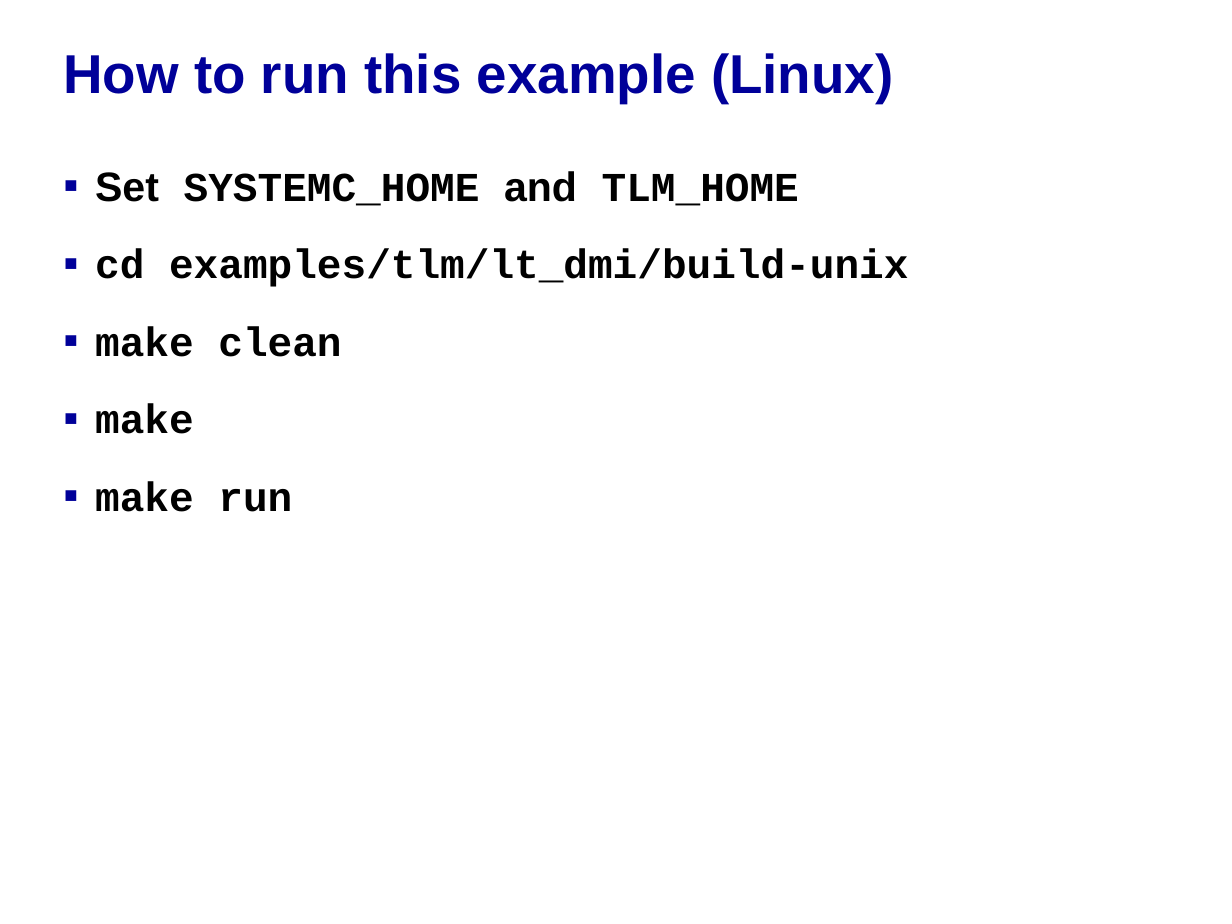
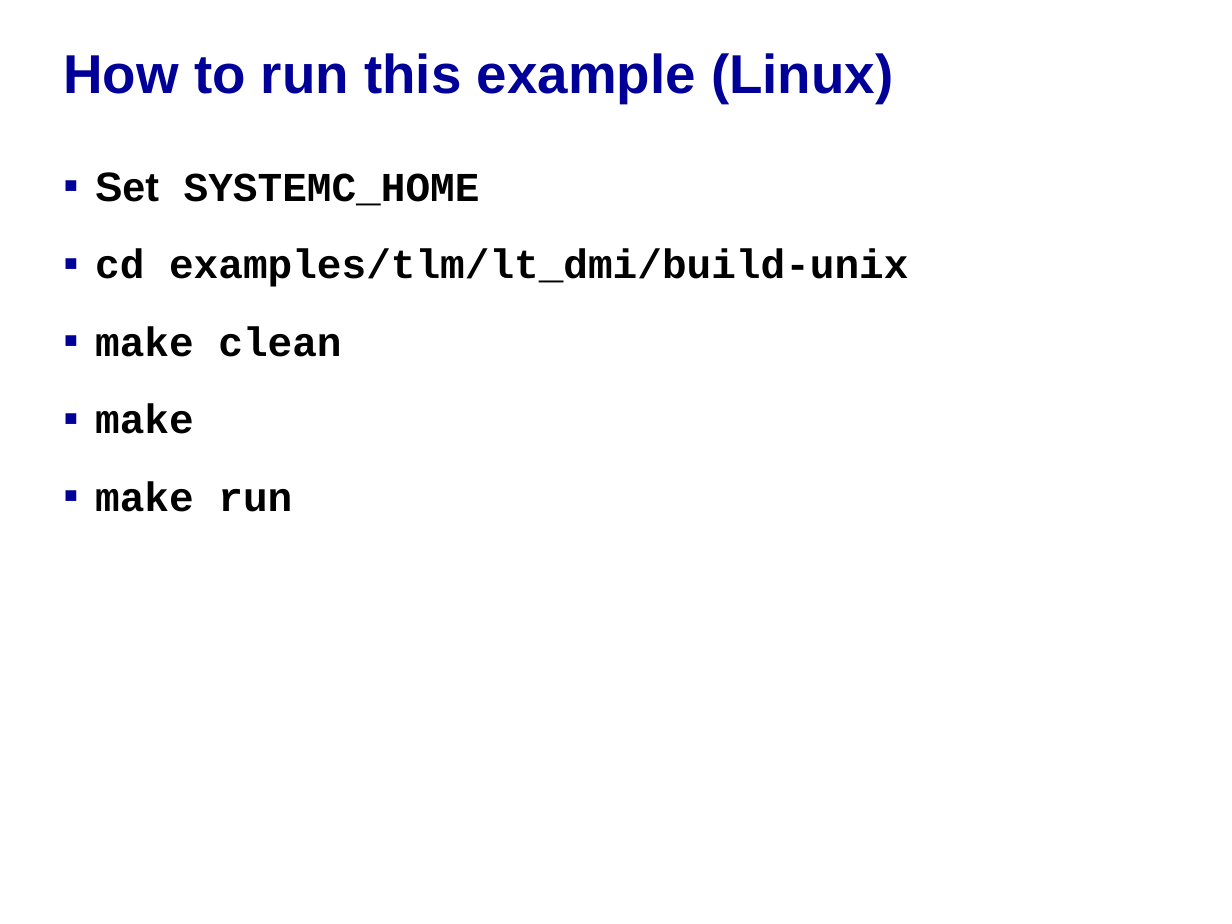
Before and after one commit to accellera-official/systemc, a slide deck: slide 4 of examples/tlm/lt_dmi/docs/lt_dmi_example.ppt. Drawn at 1232x924 pixels with LibreOffice and Linux fonts; fonts in the diff are those of the drawing; background and template pictures are left out. Boxes give left, top, right and bottom in pixels: in the first picture for what was removed or moved away, otherwise in the second. Text is boxed around its words. In the diff, an @@ line names an element or a change of style, - is before the commit and + after.

Commit message:
Fix build instructions for TLM examples in the accompanying PPT and PDF files as well as add some missing PDF versions of the PPT slides

```diff
--- a/examples/tlm/lt_dmi/docs/lt_dmi_example.ppt
+++ b/examples/tlm/lt_dmi/docs/lt_dmi_example.ppt
@@ text at (95, 172, 480, 206): text changed @@
-▪ Set SYSTEMC_HOME and TLM_HOME
+▪ Set SYSTEMC_HOME
```
Also in this commit, not shown: 2 other slides changed, 21 other files.
